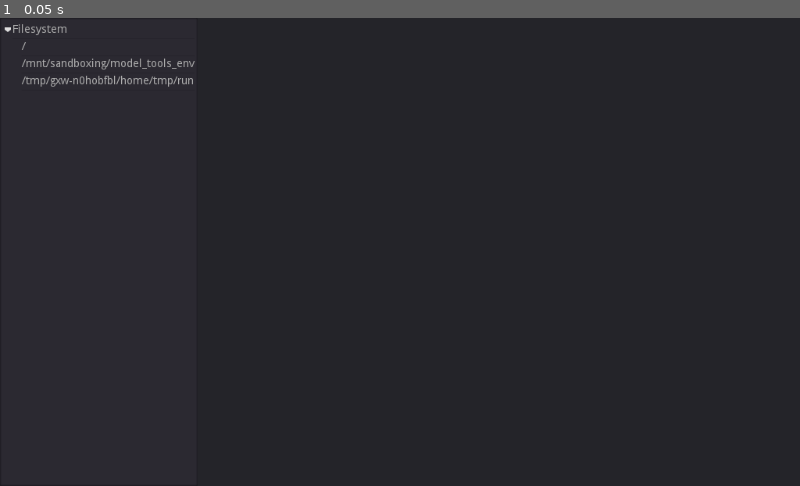
Above: before the commit, frame 1.
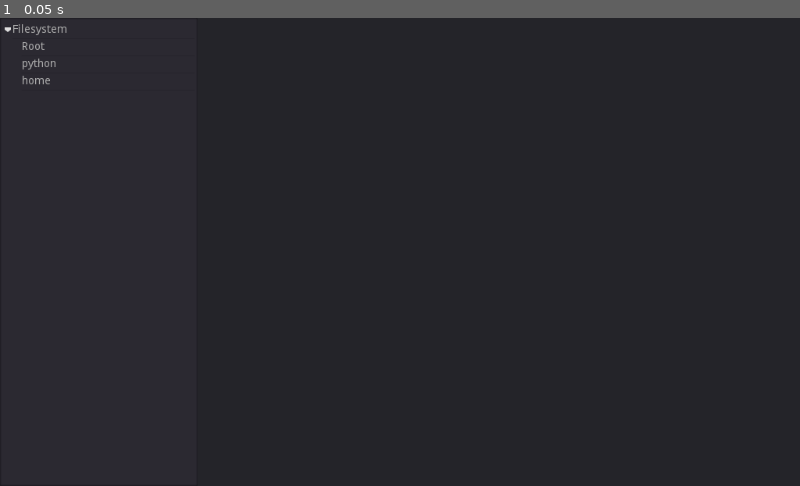
Above: after the commit, the same moment.

Repository: Koumarin/file-manager
Game: Godot game, scene res://scn/main.tscn
Two runs of this game, one before a commit and one after it. Both use one fixed random seed, a clock stepped at 60 frames per second and the inputs below. The engine's default icon, where the game draws it, is replaced by a stand-in: a white triangle on a blue panel in a dark square.
Inputs:
- Up to frame 1 (0.05 s): no input

The runs differ from the first frame. In frame 1, 0.4% of the frame differs, in the area x 2-25%, y 5-15%.
Error before the commit: Invalid get index 'rect_size' (on base: 'null instance').

Commit message:
fix displaying absolute paths on linux

Diff:
--- a/project.godot
+++ b/project.godot
@@ -7,6 +7,10 @@
 ;   param=value ; assign values to parameters
 
 config_version=4
+
+_global_script_classes=[  ]
+_global_script_class_icons={
+}
 
 [application]
 
--- a/scn/file-tree.tscn
+++ b/scn/file-tree.tscn
@@ -1,6 +1,6 @@
 [gd_scene load_steps=2 format=2]
 
-[sub_resource type="GDScript" id=2]
+[sub_resource type="GDScript" id=1]
 script/source = "extends Tree
 
 signal directory_selected(path)
@@ -15,15 +15,39 @@
 	item = create_item()
 	item.set_text(0, 'Filesystem')
 	item.set_selectable(0, false)
+
 	for i in range(directory.get_drive_count()):
+		var path := directory.get_drive(i)
+
 		item = create_item()
-		item.set_text(0, directory.get_drive(i))
+		item.set_text(0, translate_path_name(path))
+		item.set_metadata(0, path)
+
+func translate_path_name(path: String) -> String:
+	var username := get_username()
+	var home     := '/home/' + username
+	match path:
+		'/':  return 'Root'
+		home: return 'Home'
+		_:    return strip_path(path)
+
+func get_username() -> String:
+	if OS.has_environment('USER'):
+		return OS.get_environment('USER')
+	else:
+		return ''
+
+func strip_path(path: String) -> String:
+	return path.right(path.rfind('/') + 1)
 
 func _on_item_activated() -> void:
 	var selected_node = get_selected()
+	var path = selected_node.get_metadata(0) + '/'
+
 	if null == selected_node:
 		return
-	emit_signal('directory_selected', selected_node.get_text(0) + '/')
+	print(path)
+	emit_signal('directory_selected', path)
 "
 
 [node name="FileTree" type="Tree"]
@@ -32,4 +56,4 @@
 mouse_filter = 1
 size_flags_horizontal = 3
 size_flags_vertical = 3
-script = SubResource( 2 )
+script = SubResource( 1 )
--- a/scn/icon-container.tscn
+++ b/scn/icon-container.tscn
@@ -2,7 +2,7 @@
 
 [ext_resource path="res://scn/icon.tscn" type="PackedScene" id=1]
 
-[sub_resource type="GDScript" id=2]
+[sub_resource type="GDScript" id=1]
 script/source = "extends ScrollContainer
 
 signal icon_opened(file)
@@ -18,12 +18,13 @@
 ### We resize the icon container so that it has as many icons
 ### as it can fit horizontally.
 func _resize_icon_container() -> void:
-	var icon_size: Vector2 = icon_container.get_child(1).rect_size
+	if icon_container.get_child_count() > 0:
+		var icon_size: Vector2 = icon_container.get_child(0).rect_size
 
-	if icon_container.rect_size.x + icon_size.x <= rect_size.x:
-		icon_container.columns += 1
-	elif icon_container.rect_size.x > rect_size.x:
-		icon_container.columns -= 1
+		if icon_container.rect_size.x + icon_size.x <= rect_size.x:
+			icon_container.columns += 1
+		elif icon_container.rect_size.x > rect_size.x:
+			icon_container.columns -= 1
 
 func _on_GridContainer_sort_children() -> void:
 	_resize_icon_container()
@@ -57,7 +58,7 @@
 anchor_bottom = 1.0
 size_flags_horizontal = 3
 size_flags_vertical = 3
-script = SubResource( 2 )
+script = SubResource( 1 )
 Icon = ExtResource( 1 )
 
 [node name="GridContainer" type="GridContainer" parent="."]
--- a/scn/main.tscn
+++ b/scn/main.tscn
@@ -66,4 +66,5 @@
 margin_bottom = 600.0
 
 [connection signal="directory_changed" from="." to="Panel/HSplitContainer/IconContainer" method="_on_directory_changed"]
+[connection signal="directory_selected" from="Panel/HSplitContainer/FileTree" to="." method="_on_FileTree_directory_selected"]
 [connection signal="icon_opened" from="Panel/HSplitContainer/IconContainer" to="." method="_on_icon_opened"]
Not shown, changed: icon.png.import
